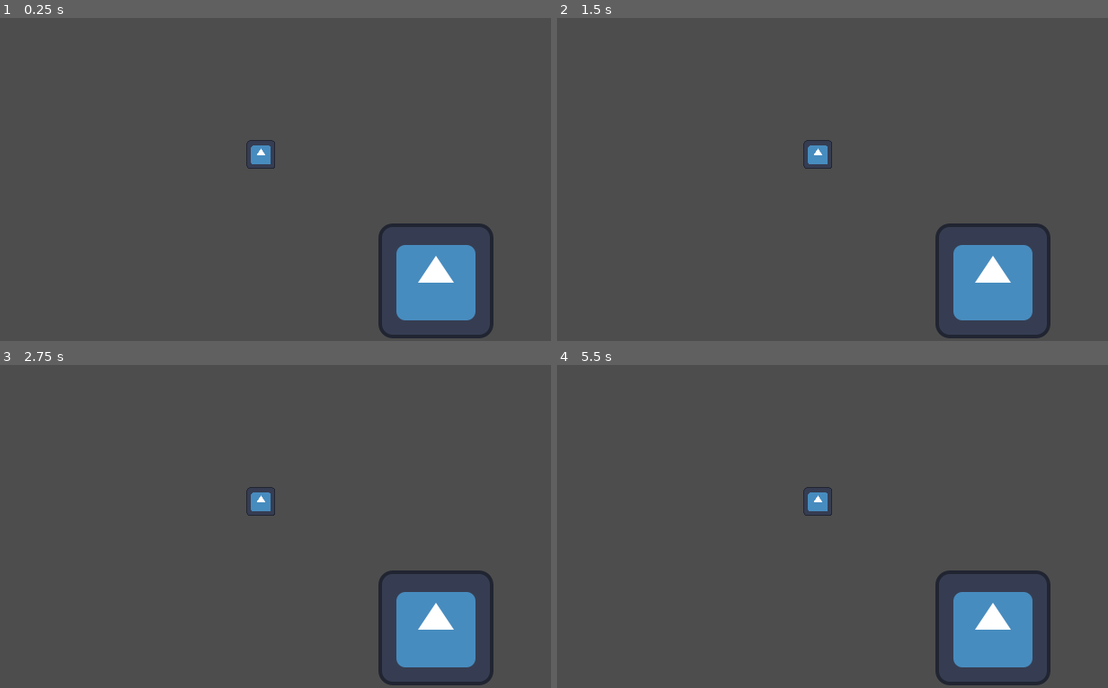
Above: before the commit, frames 1-4 (two rows, left to right).
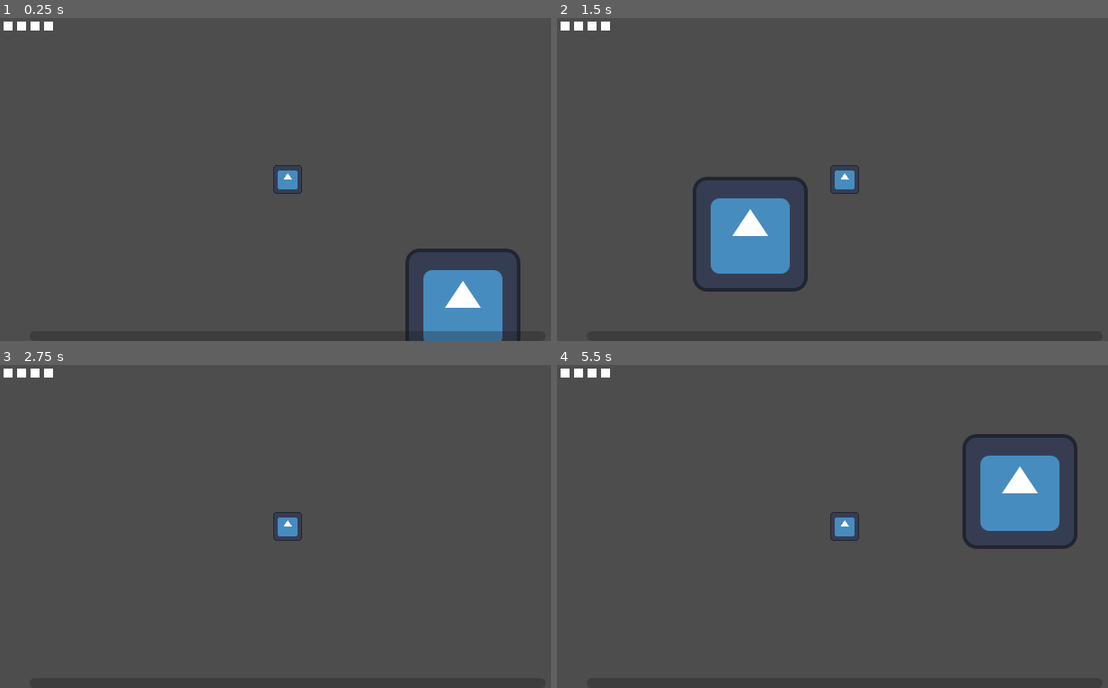
Above: after the commit, the same moments.

Repository: ExHilEr8/Simplicity-Jam-2024
Game: Godot game, scene res://scenes/main/main.tscn
The game is run twice, just before and just after one commit, with the same random seed, the same clock (stepped at 60 frames per second) and the same inputs. The engine's default icon, where the game draws it, is replaced by a stand-in: a white triangle on a blue panel in a dark square.
Inputs:
- Up to frame 1 (0.25 s): no input
- Up to frame 2 (1.5 s): tap Enter at 0.5 s; hold D (move_right) 0.53-1.28 s; hold S (move_down) from 1.28 s (still down)
- Up to frame 3 (2.75 s): release S (move_down) at 2.03 s; hold D (move_right) from 2.03 s (still down)
- Up to frame 4 (5.5 s): release D (move_right) at 2.78 s; hold W (move_up) 2.78-3.53 s; tap Space at 3.5 s; hold A (move_left) 3.53-5.03 s; hold S (move_down) from 5.03 s (still down)

The runs differ from the first frame. In frame 1, 5.6% of the frame differs, in the area x 0-95%, y 1-100%; in frame 2, 9.1%, in the area x 0-90%, y 1-100%; in frame 3, 4.9%; in frame 4, 9.1%.

Commit message:
Add basic HUD elements

Diff:
--- /dev/null
+++ b/scenes/hud/health_display_container_controller.gd
@@ -0,0 +1,16 @@
+extends HBoxContainer
+
+@export var hud_manager : HudManager
+
+@onready var player_health_component : PlayerHealthComponent
+
+var current_health : int
+
+# Called when the node enters the scene tree for the first time.
+func _ready():
+	player_health_component = hud_manager.player_reference.player_health_component
+	update_health_display()
+
+
+func update_health_display() -> void:
+	current_health = player_health_component.health
--- /dev/null
+++ b/scenes/hud/hud.tscn
@@ -0,0 +1,56 @@
+[gd_scene load_steps=3 format=3 uid="uid://lsr3bfvrr2me"]
+
+[ext_resource type="Script" path="res://scenes/hud/hud_manager.gd" id="1_22oi0"]
+[ext_resource type="Script" path="res://scenes/hud/health_display_container_controller.gd" id="1_rjrf4"]
+
+[node name="Hud" type="Control"]
+layout_mode = 3
+anchors_preset = 0
+offset_right = 40.0
+offset_bottom = 40.0
+script = ExtResource("1_22oi0")
+
+[node name="Health" type="Control" parent="."]
+anchors_preset = 0
+offset_right = 40.0
+offset_bottom = 40.0
+
+[node name="HealthDisplayContainer" type="HBoxContainer" parent="Health" node_paths=PackedStringArray("hud_manager")]
+custom_minimum_size = Vector2(10, 0)
+layout_mode = 0
+offset_left = 4.0
+offset_top = 4.0
+offset_right = 59.0
+offset_bottom = 14.0
+theme_override_constants/separation = 5
+script = ExtResource("1_rjrf4")
+hud_manager = NodePath("../..")
+
+[node name="ColorRect" type="ColorRect" parent="Health/HealthDisplayContainer"]
+custom_minimum_size = Vector2(10, 0)
+layout_mode = 2
+
+[node name="ColorRect2" type="ColorRect" parent="Health/HealthDisplayContainer"]
+custom_minimum_size = Vector2(10, 0)
+layout_mode = 2
+
+[node name="ColorRect3" type="ColorRect" parent="Health/HealthDisplayContainer"]
+custom_minimum_size = Vector2(10, 0)
+layout_mode = 2
+
+[node name="ColorRect4" type="ColorRect" parent="Health/HealthDisplayContainer"]
+custom_minimum_size = Vector2(10, 0)
+layout_mode = 2
+
+[node name="XP" type="Control" parent="."]
+anchors_preset = 0
+offset_right = 40.0
+offset_bottom = 40.0
+
+[node name="XPBar" type="ProgressBar" parent="XP"]
+layout_mode = 0
+offset_left = 33.0
+offset_top = 349.0
+offset_right = 607.0
+offset_bottom = 360.0
+show_percentage = false
--- /dev/null
+++ b/scenes/hud/hud_manager.gd
@@ -0,0 +1,5 @@
+extends Control
+class_name HudManager
+
+@export_group("Dependency References")
+@export var player_reference : CharacterBody2D
--- a/scenes/main/main.tscn
+++ b/scenes/main/main.tscn
@@ -1,7 +1,8 @@
-[gd_scene load_steps=3 format=3 uid="uid://i87qqn7wlfqy"]
+[gd_scene load_steps=4 format=3 uid="uid://i87qqn7wlfqy"]
 
 [ext_resource type="Texture2D" uid="uid://i3qc7g5b024d" path="res://icon.svg" id="1_2mpyd"]
 [ext_resource type="PackedScene" uid="uid://cuvf3uuekw8t1" path="res://scenes/player/player.tscn" id="1_66nd6"]
+[ext_resource type="PackedScene" uid="uid://lsr3bfvrr2me" path="res://scenes/hud/hud.tscn" id="3_kpqtu"]
 
 [node name="Main" type="Node2D"]
 
@@ -11,3 +12,8 @@
 [node name="Icon" type="Sprite2D" parent="."]
 position = Vector2(110, 99)
 texture = ExtResource("1_2mpyd")
+
+[node name="HudCanvasLayer" type="CanvasLayer" parent="."]
+
+[node name="Hud" parent="HudCanvasLayer" node_paths=PackedStringArray("player_reference") instance=ExtResource("3_kpqtu")]
+player_reference = NodePath("../../Player")
--- a/scenes/player/player.gd
+++ b/scenes/player/player.gd
@@ -2,6 +2,7 @@
 
 @export var sprite = Sprite2D
 @export var speed : float = 400
+@export var player_health_component : PlayerHealthComponent
 
 var character_direction : Vector2 = Vector2.ZERO
 var character_velocity : Vector2 = Vector2.ZERO
--- a/scenes/player/player.tscn
+++ b/scenes/player/player.tscn
@@ -1,21 +1,24 @@
-[gd_scene load_steps=4 format=3 uid="uid://cuvf3uuekw8t1"]
+[gd_scene load_steps=5 format=3 uid="uid://cuvf3uuekw8t1"]
 
-[ext_resource type="Script" path="res://scenes/player/player_movement.gd" id="1_0xjot"]
+[ext_resource type="Script" path="res://scenes/player/player.gd" id="1_0xjot"]
 [ext_resource type="Texture2D" uid="uid://i3qc7g5b024d" path="res://icon.svg" id="1_pv0ly"]
+[ext_resource type="PackedScene" uid="uid://cbnqqpk4u2qhg" path="res://scenes/player/player_health_component.tscn" id="3_ps8dq"]
 
 [sub_resource type="CircleShape2D" id="CircleShape2D_mamc8"]
 
-[node name="Player" type="CharacterBody2D" node_paths=PackedStringArray("sprite")]
+[node name="Player" type="CharacterBody2D" node_paths=PackedStringArray("sprite", "player_health_component")]
 script = ExtResource("1_0xjot")
 sprite = NodePath("Icon")
+player_health_component = NodePath("PlayerHealthComponent")
 
 [node name="Icon" type="Sprite2D" parent="."]
 scale = Vector2(0.25, 0.25)
 texture = ExtResource("1_pv0ly")
 
 [node name="Camera2D" type="Camera2D" parent="."]
-position = Vector2(29.5, 27.5)
 scale = Vector2(0.414063, 0.414063)
 
 [node name="CollisionShape2D" type="CollisionShape2D" parent="."]
 shape = SubResource("CircleShape2D_mamc8")
+
+[node name="PlayerHealthComponent" parent="." instance=ExtResource("3_ps8dq")]
